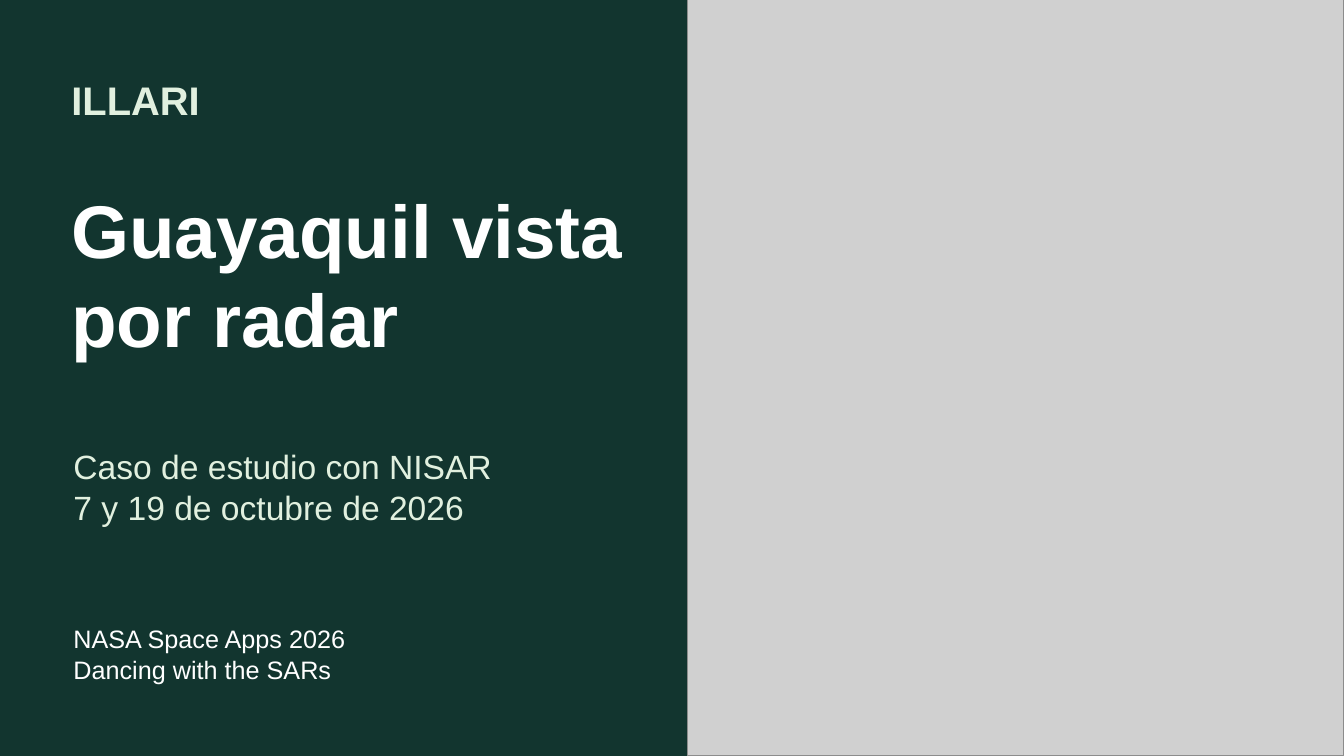
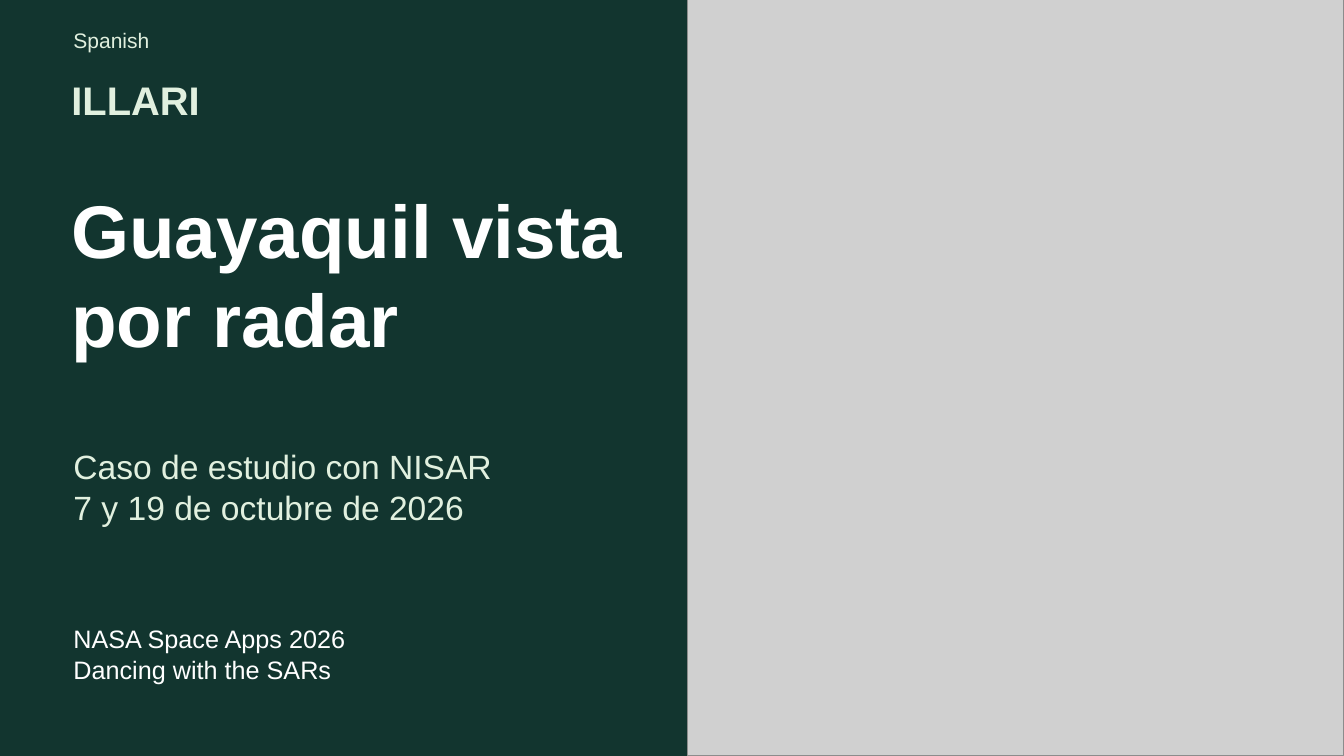
Before and after one commit to Dariuxcks/Illari, a slide deck: slide 1 of docs/demostracion/ILLARI_guia_demostracion.pptx. Drawn at 1344x756 pixels with LibreOffice and Linux fonts; fonts in the diff are those of the drawing; grey boxes stand for pictures. Boxes give left, top, right and bottom in pixels: in the first picture for what was removed or moved away, otherwise in the second. Text is boxed around its words. In the diff, an @@ line names an element or a change of style, - is before the commit and + after.

Commit message:
Publicar el caso NISAR en English y Spanish y precisar la evidencia observada

```diff
--- a/docs/demostracion/ILLARI_guia_demostracion.pptx
+++ b/docs/demostracion/ILLARI_guia_demostracion.pptx
@@ text added at <box>73,32,149,52</box>, 15 pt, text #E1F0DF @@
+Spanish
```
Also in this commit, not shown: 2 other slides changed, 16 other files.
